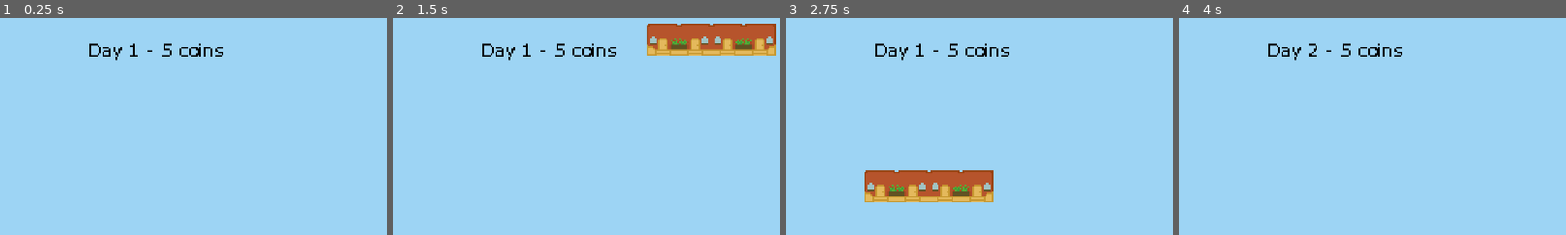
Above: before the commit, frames 1-4 (left to right).
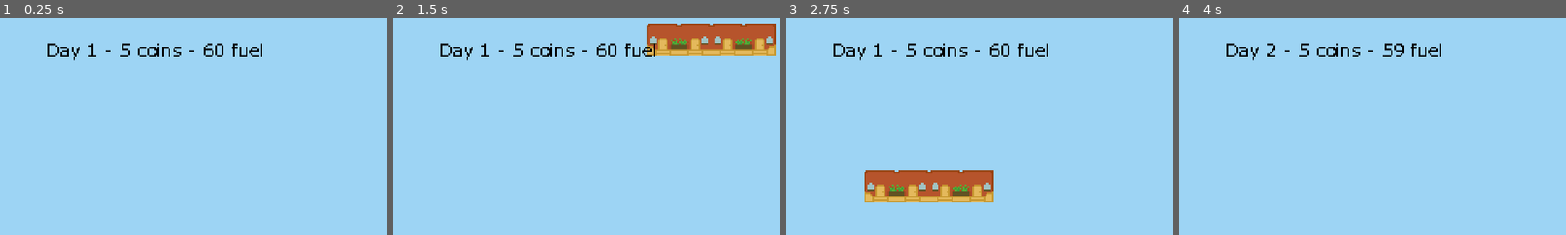
Above: after the commit, the same moments.

Repository: mondobe/TetraCity
Game: Godot game, scene res://scenes/main.tscn
Same seed, same stepped clock (60 frames per second), same inputs: the game is played once before the commit and once after it.
Inputs (mouse positions are % of the whole screen's width and height, from its top left):
- Up to frame 1 (0.25 s): no input
- Up to frame 2 (1.5 s): tap Space (test_create_building) at 0.5, 1.25, 1.35 s; move the mouse to (72, 45) at 0.52 s; hold D (move_right) 0.53-1.28 s; tap Enter (test_end_day) at 0.6 s; click (72, 45) at 0.67 s; move the mouse to (30, 55) at 1.27 s; hold S (move_down) from 1.28 s (still down)
- Up to frame 3 (2.75 s): tap Enter (test_end_day) at 1.55, 2.1 s; tap Space (test_create_building) at 2 s; move the mouse to (60, 28) at 2.02 s; release S (move_down) at 2.03 s; hold D (move_right) from 2.03 s (still down)
- Up to frame 4 (4 s): tap Space (test_create_building) at 2.75, 3.5 s; move the mouse to (45, 70) at 2.77 s; release D (move_right) at 2.78 s; hold W (move_up) 2.78-3.53 s; tap Shift at 2.85 s; click (45, 70) at 2.92 s; tap Enter (test_end_day) at 3.05, 3.6 s; move the mouse to (80, 65) at 3.52 s; hold A (move_left) from 3.53 s (still down)
The pictures show only the part of the screen within x 30-80%, y 0-50%; the shares and areas given below are measured in that part.

The runs differ from the first frame. In frame 1, 1.3% of the frame differs, in the area x 12-68%, y 11-20%; in frame 2, 1.3%; in frame 3, 1.3%; in frame 4, 1.4%.

Commit message:
Add solar farm
I was right... that's a lot of geometry

Diff:
--- /dev/null
+++ b/buildings/solar_farm.tres
@@ -0,0 +1,14 @@
+[gd_resource type="Resource" script_class="BuildingBlueprint" load_steps=3 format=3 uid="uid://x7obthv6pdcy"]
+
+[ext_resource type="Script" path="res://scripts/buildings/solar_farm.gd" id="1_4ivfb"]
+[ext_resource type="Script" path="res://scripts/systems/building_grid/building_blueprint.gd" id="2_kocg7"]
+
+[resource]
+script = ExtResource("2_kocg7")
+bonus = ExtResource("1_4ivfb")
+squares = ".OO
+OO.
+..."
+center_coords = Vector2i(1, 1)
+center_mode = 1
+kick_mode = 0
--- /dev/null
+++ b/buildings/variations/solar_farm.tres
@@ -0,0 +1,11 @@
+[gd_resource type="Resource" script_class="BuildingVariation" load_steps=4 format=3 uid="uid://bhxuoe0d6x3u1"]
+
+[ext_resource type="Resource" uid="uid://x7obthv6pdcy" path="res://buildings/solar_farm.tres" id="1_j4nx5"]
+[ext_resource type="Script" path="res://scripts/systems/building_grid/building_variation.gd" id="2_0mg7q"]
+[ext_resource type="Texture2D" uid="uid://c2ti2vov3or7t" path="res://sprites/buildings/solar_farm.png" id="3_awn1x"]
+
+[resource]
+script = ExtResource("2_0mg7q")
+sprite = ExtResource("3_awn1x")
+building_name = "Solar Farm"
+blueprint = ExtResource("1_j4nx5")
--- a/scenes/gameplay/world.tscn
+++ b/scenes/gameplay/world.tscn
@@ -24,6 +24,7 @@
 [ext_resource type="Resource" uid="uid://dutfrehwacddo" path="res://buildings/variations/nuclear_reactor.tres" id="19_p4iij"]
 [ext_resource type="PackedScene" uid="uid://bq56tb6w0hcbb" path="res://scenes/ui/npc_dialogue_box.tscn" id="19_yklqn"]
 [ext_resource type="Resource" uid="uid://be6stuus2km8m" path="res://buildings/variations/cafe.tres" id="20_q54bt"]
+[ext_resource type="Resource" uid="uid://bhxuoe0d6x3u1" path="res://buildings/variations/solar_farm.tres" id="21_xkiqr"]
 [ext_resource type="Script" path="res://scripts/systems/gameplay/balloon_spawn_ai.gd" id="24_fvko1"]
 
 [sub_resource type="LabelSettings" id="LabelSettings_7faob"]
@@ -142,7 +143,7 @@
 _dialogue_box_spawner = NodePath("../DialogueBoxSpawner")
 _building_grid = NodePath("../BuildingGrid")
 _world_stats = NodePath("../WorldStats")
-_test_variations = Array[Resource("res://scripts/systems/building_grid/building_variation.gd")]([ExtResource("9_uh8o4"), ExtResource("8_gjekm"), ExtResource("17_072nv"), ExtResource("18_0tkei"), ExtResource("19_p4iij"), ExtResource("20_q54bt")])
+_test_variations = Array[Resource("res://scripts/systems/building_grid/building_variation.gd")]([ExtResource("9_uh8o4"), ExtResource("8_gjekm"), ExtResource("17_072nv"), ExtResource("18_0tkei"), ExtResource("19_p4iij"), ExtResource("20_q54bt"), ExtResource("21_xkiqr")])
 _balloon = ExtResource("16_eq88q")
 
 [node name="DialogueBoxSpawner" type="Node" parent="." node_paths=PackedStringArray("small_pixel_ui_layer", "static_small_pixel_ui_layer")]
--- /dev/null
+++ b/scripts/buildings/solar_farm.gd
@@ -0,0 +1,34 @@
+class_name SolarFarm
+extends Node
+
+func get_bonus() -> BuildingBonus:
+	var building: Building = get_parent()
+	var building_grid: BuildingGrid = building.building_grid
+
+	# Only add fuel if the day is a multiple of 3 (for balance reasons)
+	if building_grid.world_stats.day % 3 == 0:
+		# Loop through all squares in the bounding box
+		for x: int in range(building.grid.dimensions.x):
+			for y: int in range(building.grid.dimensions.y):
+				var xy: Vector2i = Vector2i(x, y)
+				# If there is a building square here...
+				if building.grid.at(xy) == 1:
+					var grid_xy: Vector2i = building.pos_coords + xy
+					# If the square gets sun, add fuel
+					if test_coord_gets_sun(grid_xy + Vector2i.UP):
+						return BuildingBonus.new().with_fuel(1)
+	return BuildingBonus.new()
+
+# Recursively tests if a square on the grid is blocked by another building above it
+func test_coord_gets_sun(coord: Vector2i) -> bool:
+	print("Testing %s" % coord)
+	var building_grid: BuildingGrid = get_parent().building_grid
+	# If we reach the top of the grid, nothing has blocked us
+	if not building_grid.grid.contains(coord):
+		return true
+	# If there's no building here, try the square above
+	elif building_grid.grid.at(coord) == 0:
+		return test_coord_gets_sun(coord + Vector2i.UP)
+	# There's a building blocking the square
+	else:
+		return false
--- a/scripts/ui/gameplay/npc_dialogue_box.gd
+++ b/scripts/ui/gameplay/npc_dialogue_box.gd
@@ -33,8 +33,9 @@
 	resize_borders(Vector2(320, 300))
 	set_text_no_resize(
 "Test balloon NPC dialogue
+Buy %s
 Cost: %d coins"
-		% price)
+		% [variation.building_name, price])
 
 ## Called when clicking the "buy" button
 signal buy()
--- a/scripts/ui/gameplay/stats_label.gd
+++ b/scripts/ui/gameplay/stats_label.gd
@@ -7,4 +7,4 @@
 
 ## Update the label to match the world.
 func update() -> void:
-	text = "Day %d - %d coins" % [world_stats.day, world_stats.coins]
+	text = "Day %d - %d coins - %d fuel" % [world_stats.day, world_stats.coins, world_stats.fuel]
Not shown: 1 places in scenes/gameplay/world.tscn that only renumber resources
Binary file added: sprites/buildings/solar_farm.png
Not shown, added: sprites/buildings/solar_farm.png.import
